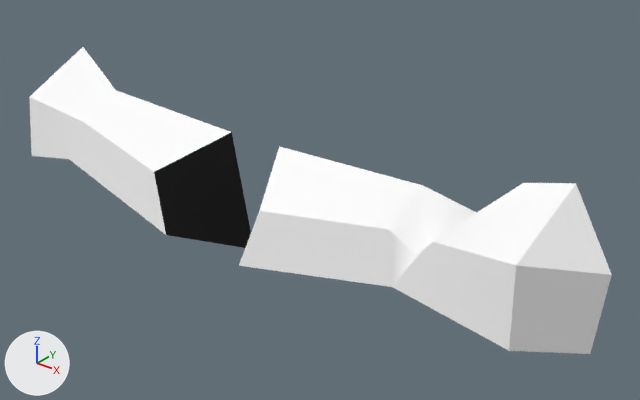
Renders of the glTF model client/public/models/parts/modular-fantasy-hero__SK_Chr_Eyebrow_Male_08.glb from each side of a commit.
The view is the same before and after, from a 50 mm lens placed at (13.85, -25.41, 334.33), pointed at (1.54, -10.03, 324.79). Arrows for +X, +Y and +Z are at lower left; the lights stay in place. The first picture is the older version. Vertices at exactly the same position are counted once.

In view in the first picture: 'SK_Chr_Eyebrow_Male_08'.
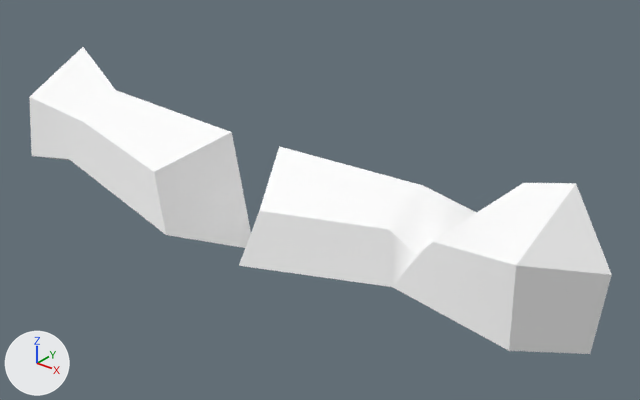
Patch to the scene script:
```diff
--- a/client/public/models/parts/modular-fantasy-hero__SK_Chr_Eyebrow_Male_08.glb.py
+++ b/client/public/models/parts/modular-fantasy-hero__SK_Chr_Eyebrow_Male_08.glb.py
@@ mat_character @@
 n0 = _N.new('ShaderNodeBsdfPrincipled'); n0.name = 'Principled BSDF'
+n0.inputs[0].default_value = (1.0, 1.0, 1.0, 1.0)  # 'Base Color', white #ffffff
 n0.inputs[2].default_value = 0.85  # 'Roughness'
 n1 = _N.new('ShaderNodeOutputMaterial'); n1.name = 'Material Output'
-n2 = _N.new('ShaderNodeVertexColor'); n2.name = 'Color Attribute'
 _L.new(n0.outputs[0], n1.inputs[0])  # 'BSDF' to 'Surface'
-_L.new(n2.outputs[0], n0.inputs[0])  # 'Color' to 'Base Color'
@@ me_mesh_0 @@
 me_mesh_0.from_pydata(...)  # 30 vertices, 52 faces; spans x -8.8..8.8, y -13.2..-10.0, z 166.2..170.0
 # used by ob_sk_chr_eyebrow_male_08; location = (0.0, 0.48, 156.91)
+# me_mesh_0 part 1: vertex colours changed
 me_mesh_0.materials.append(mat_character)
```

Boxes (x1, y1, x2, y2) around the edits, measured in the pictures (640 x 400 px):
'SK_Chr_Eyebrow_Male_08', recoloured (lighter)
    both: (151, 130, 254, 251)
